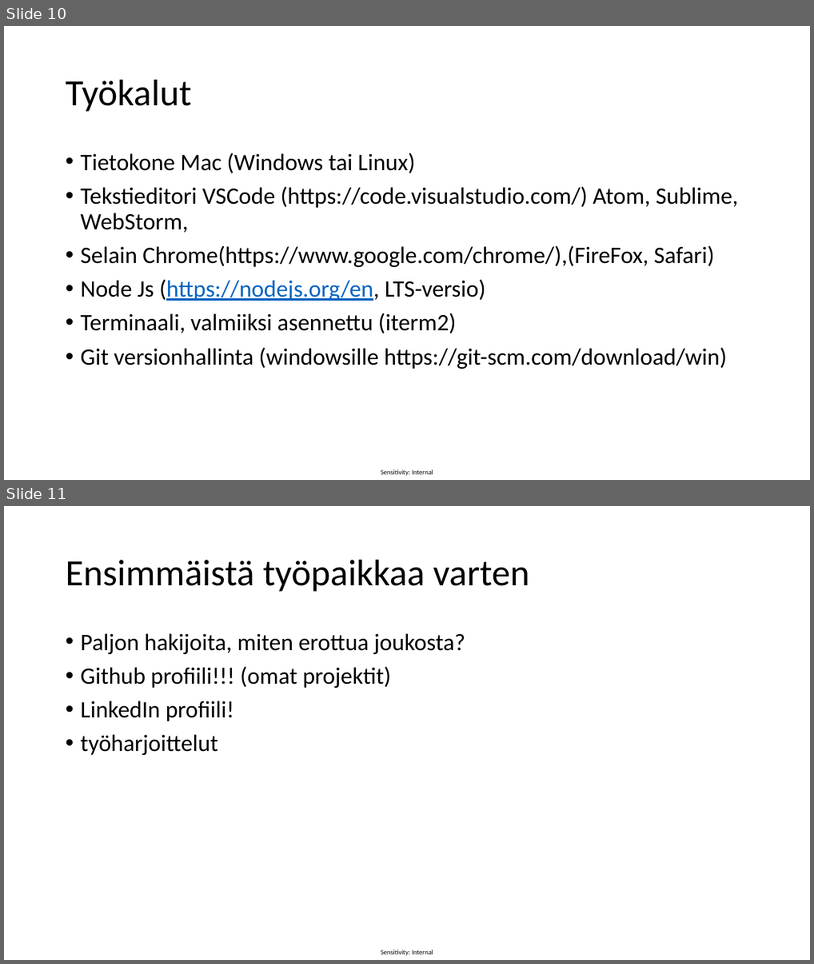
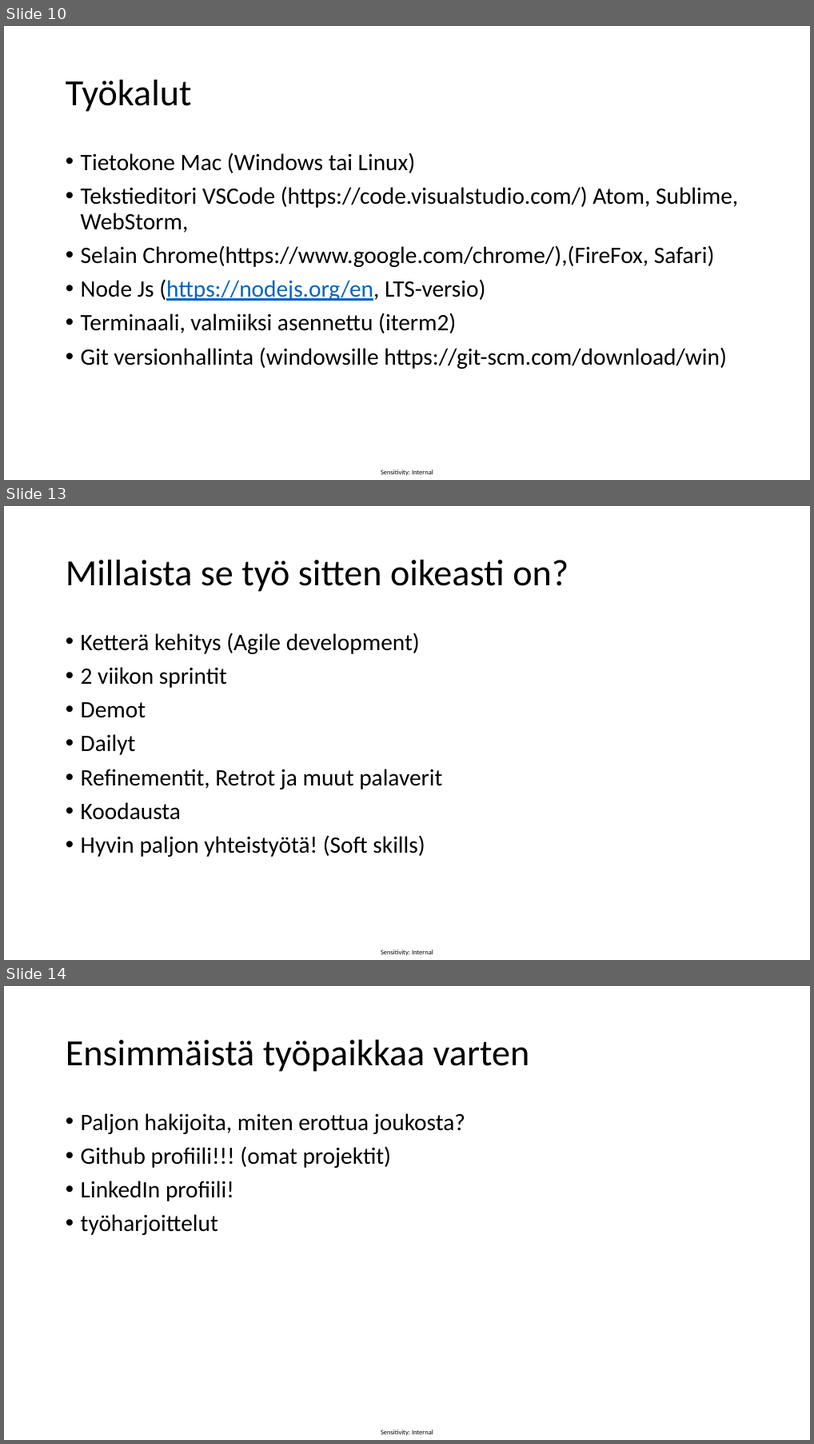
Before and after one commit to vidnyte/pfk2024, a slide deck: PFK2024.pptx. Shown one above the other, each under a label of ours: slides 10 and 11 before the commit, slides 10, 13 and 14 after it; the slides between them are not shown. The pictures are 814x964 and 814x1444 pixels, drawn with LibreOffice and Linux fonts; fonts in the diff are those of the drawing. Boxes give left, top, right and bottom in pixels: in the first picture for what was removed or moved away, otherwise in the second. Text is boxed around its words. In the diff, an @@ line names an element or a change of style, - is before the commit and + after.

```diff
--- a/PFK2024.pptx
+++ b/PFK2024.pptx
@@ slide 13 added at box(4, 506, 810, 960), background #FFFFFF; not listed: 1 template element that a slide beside it also shows @@
@@ title added at box(66, 560, 569, 592), 44 pt, text #000000 @@
+Millaista se työ sitten oikeasti on?
@@ text added at box(81, 632, 442, 856), 28 pt, text #000000 @@
+• Ketterä kehitys (Agile development)
+• 2 viikon sprintit
+• Demot
+• Dailyt
+• Refinementit, Retrot ja muut palaverit
+• Koodausta
+• Hyvin paljon yhteistyötä! (Soft skills)
@@ what was slide 11 is now slide 14 @@
```
Also in this commit, not shown: 2 slides changed, 3 other slides added, 1 slide removed, 1 other file.
